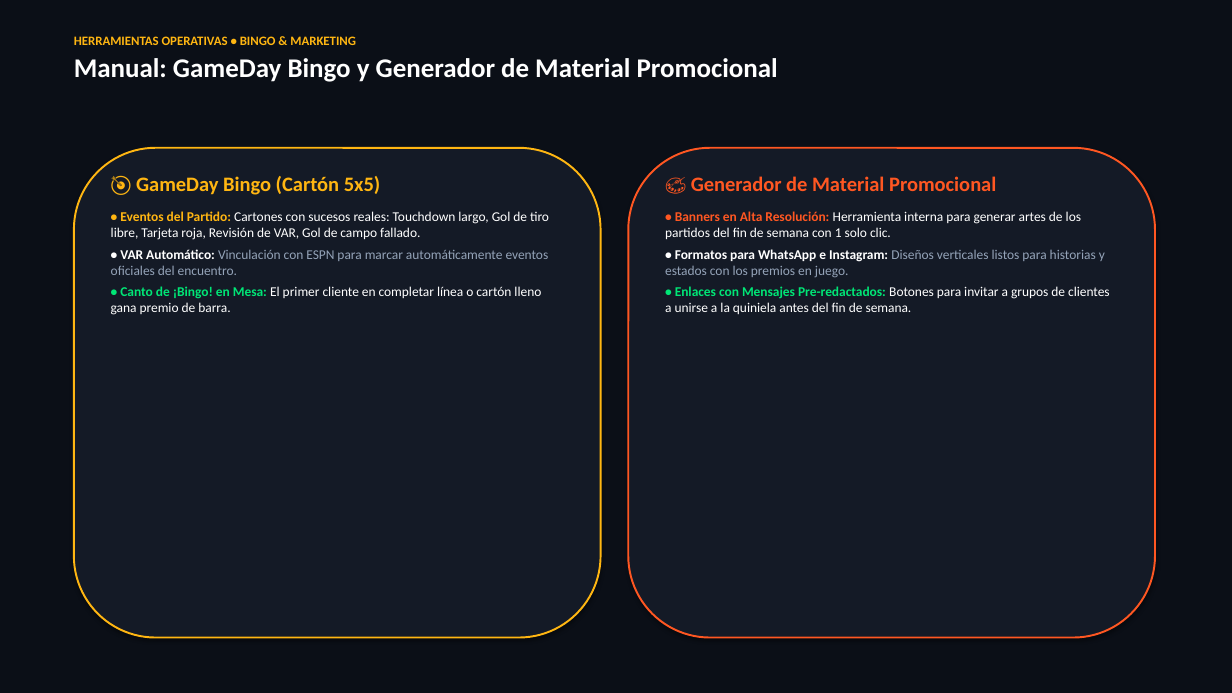
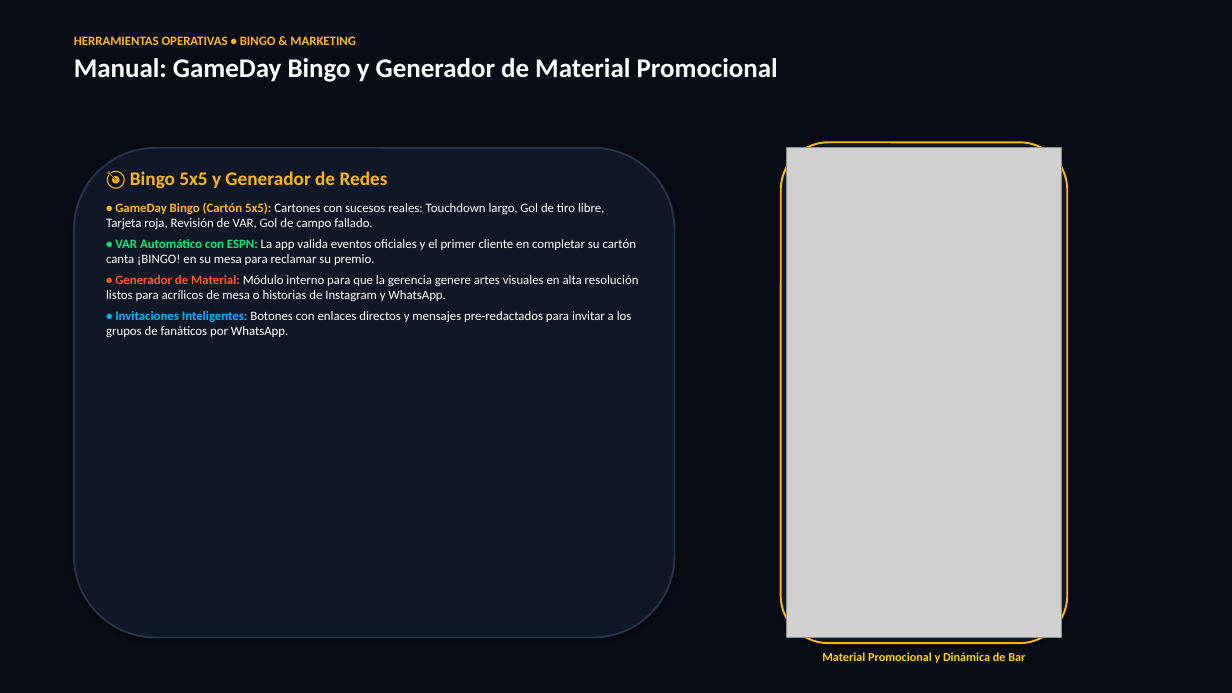
Before and after one commit to chefalbertomc/NFL-grids-, a slide deck: slide 18 of Drinks_and_Wins_Presentacion_Ejecutiva.pptx. Drawn at 1232x693 pixels with LibreOffice and Linux fonts; fonts in the diff are those of the drawing; grey boxes stand for pictures. Boxes give left, top, right and bottom in pixels: in the first picture for what was removed or moved away, otherwise in the second. Text is boxed around its words. In the diff, an @@ line names an element or a change of style, - is before the commit and + after.

Commit message:
feat(presentation): estética moderna ultra-visual con fotografías cinematográficas y mockups de interfaz en las 23 diapositivas

```diff
--- a/Drinks_and_Wins_Presentacion_Ejecutiva.pptx
+++ b/Drinks_and_Wins_Presentacion_Ejecutiva.pptx
@@ background #0B0F17 to #080C14 @@
@@ rounded rectangle: place and size @@
-rounded rectangle at bbox=[74, 148, 601, 638]
+rounded rectangle at bbox=[74, 148, 675, 638]
@@ rounded rectangle at bbox=[74, 148, 675, 638]: fill #141A26 to #101726; outline #FFB612 1.5 pt to #26344E 1.5 pt @@
@@ rounded rectangle: place and size @@
-rounded rectangle at bbox=[628, 148, 1155, 638]
+rounded rectangle at bbox=[781, 142, 1067, 643]
@@ rounded rectangle at bbox=[781, 142, 1067, 643]: fill #141A26 to #101726; outline #FF5722 1.5 pt to #FFB612 1.5 pt @@
@@ picture added at bbox=[787, 148, 1062, 638] @@
@@ text at bbox=[106, 171, 639, 337]: text changed; size 10.5 to 10 pt @@
-🎯 GameDay Bingo (Cartón 5x5)
-• Eventos del Partido: Cartones con sucesos reales: Touchdown largo, Gol de tiro libre, Tarjeta roja, Revisión de VAR, Gol de campo fallado.
-• VAR Automático: Vinculación con ESPN para marcar automáticamente eventos oficiales del encuentro.
-• Canto de ¡Bingo! en Mesa: El primer cliente en completar línea o cartón lleno gana premio de barra.
+🎯 Bingo 5x5 y Generador de Redes
+• GameDay Bingo (Cartón 5x5): Cartones con sucesos reales: Touchdown largo, Gol de tiro libre, Tarjeta roja, Revisión de VAR, Gol de campo fallado.
+• VAR Automático con ESPN: La app valida eventos oficiales y el primer cliente en completar su cartón canta ¡BINGO! en su mesa para reclamar su premio.
+• Generador de Material: Módulo interno para que la gerencia genere artes visuales en alta resolución listos para acrílicos de mesa o historias de Instagram y WhatsApp.
+• Invitaciones Inteligentes: Botones con enlaces directos y mensajes pre-redactados para invitar a los grupos de fanáticos por WhatsApp.
@@ text removed at bbox=[665, 176, 1110, 314] @@
-🎨 Generador de Material Promocional
-• Banners en Alta Resolución: Herramienta interna para generar artes de los partidos del fin de semana con 1 solo clic.
-• Formatos para WhatsApp e Instagram: Diseños verticales listos para historias y estados con los premios en juego.
-• Enlaces con Mensajes Pre-redactados: Botones para invitar a grupos de clientes a unirse a la quiniela antes del fin de semana.
@@ text added at bbox=[822, 652, 1025, 663], 9.5 pt, text #FFD100, bold @@
+Material Promocional y Dinámica de Bar
```
Also in this commit, not shown: 22 other slides changed, 5 other files.
